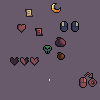
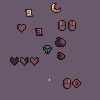
Revision of a layered (100, 100) image; what changed, layer by layer:
painted on "MouseLeftButtonIcon.png" over (58, 20, 68, 32)
painted on "MouseRightButtonIcon.png" over (68, 20, 79, 32)
painted on "ExamineItem.png" over (63, 72, 97, 89)
